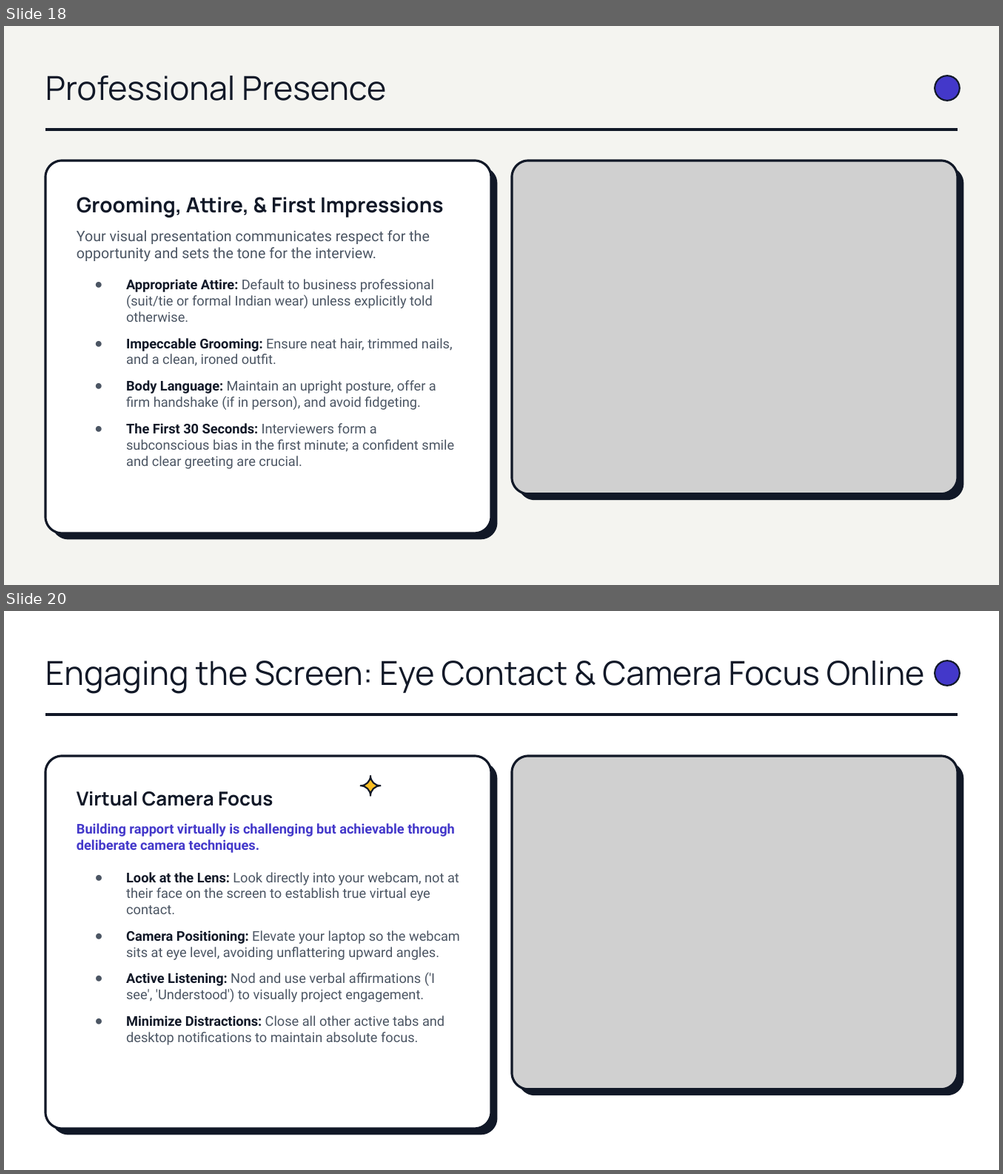
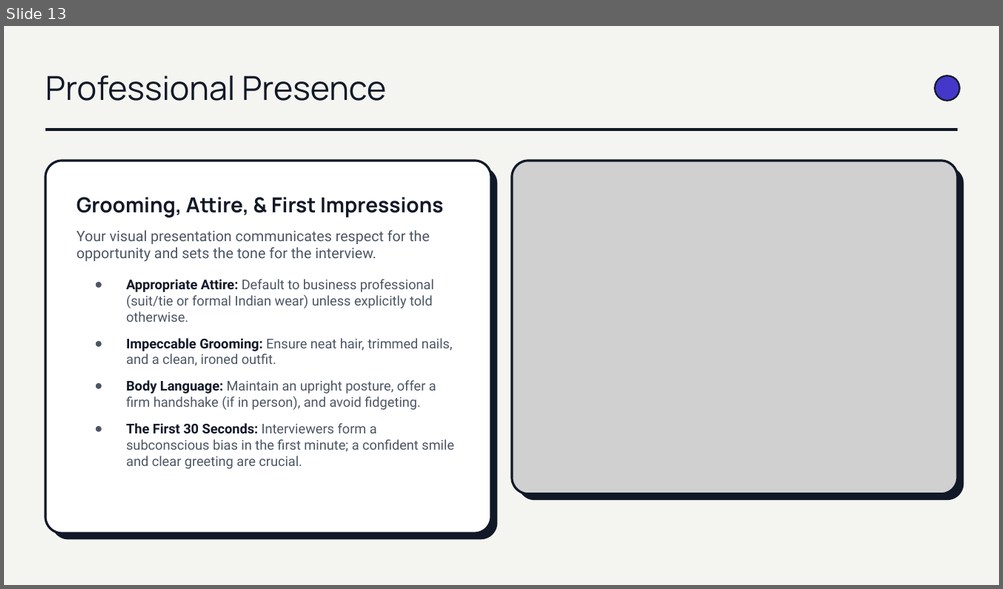
Before and after one commit to brinda-25/workshop, a slide deck: Day4/Mastering_Interview.pptx. Shown one above the other, each under a label of ours: slides 18 and 20 before the commit, slide 13 after it; the slides between them are not shown. The pictures are 1003x1174 and 1003x589 pixels, drawn with LibreOffice and Linux fonts; fonts in the diff are those of the drawing; grey boxes stand for pictures. Boxes give left, top, right and bottom in pixels: in the first picture for what was removed or moved away, otherwise in the second. Text is boxed around its words. In the diff, an @@ line names an element or a change of style, - is before the commit and + after.

```diff
--- a/Day4/Mastering_Interview.pptx
+++ b/Day4/Mastering_Interview.pptx
@@ slide 20 removed at (x1=4, y1=611, x2=999, y2=1170), background #FFFFFF @@
@@ text removed at (x1=45, y1=661, x2=925, y2=694) @@
-Engaging the Screen: Eye Contact & Camera Focus Online
@@ ellipse removed at (x1=934, y1=661, x2=959, y2=686) @@
@@ line removed from (45, 715) to (958, 715) @@
@@ picture removed at (x1=512, y1=756, x2=958, y2=1089) @@
@@ rounded rectangle removed at (x1=512, y1=756, x2=958, y2=1089) @@
@@ rounded rectangle removed at (x1=518, y1=763, x2=964, y2=1096) @@
@@ group removed at (x1=45, y1=756, x2=497, y2=1136): 2 rounded rectangles, 1 freeform shape, 1 text @@
-Virtual Camera Focus
-Building rapport virtually is challenging but achievable through deliberate camera techniques.
-● Look at the Lens: Look directly into your webcam, not at their face on the screen to establish true virtual eye contact.
-● Camera Positioning: Elevate your laptop so the webcam sits at eye level, avoiding unflattering upward angles.
-● Active Listening: Nod and use verbal affirmations ('I see', 'Understood') to visually project engagement.
-● Minimize Distractions: Close all other active tabs and desktop notifications to maintain absolute focus.
@@ what was slide 18 is now slide 13 @@
```
Also in this commit, not shown: 5 slides changed, 5 slides added, 6 other slides removed.
